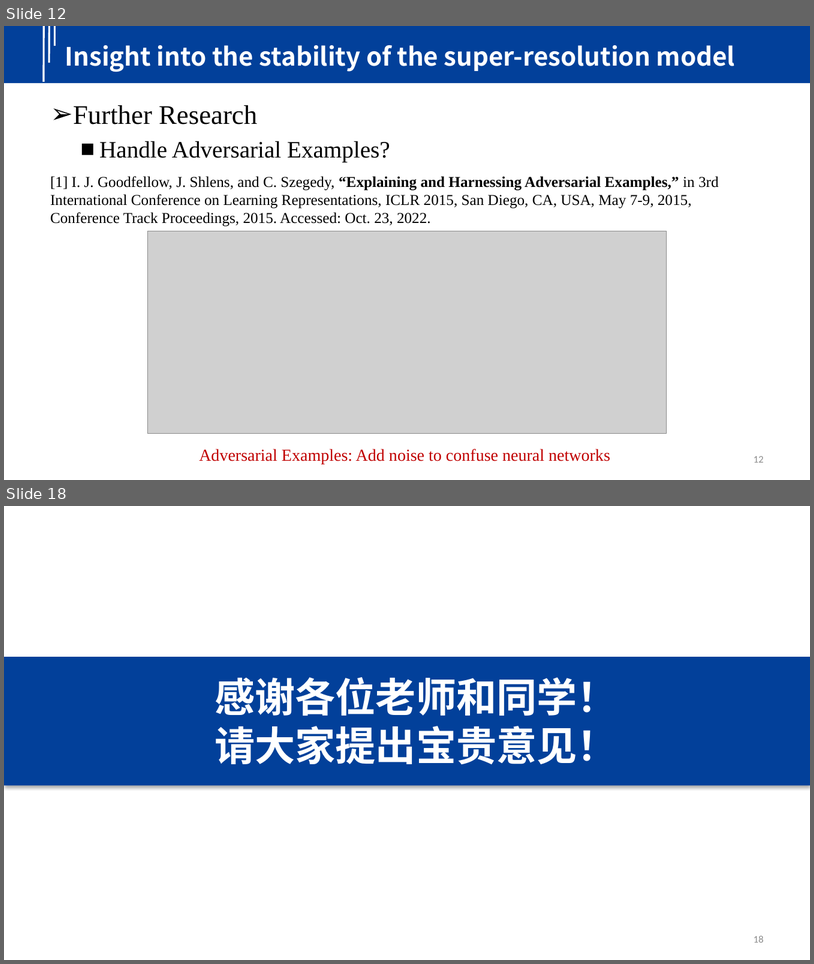
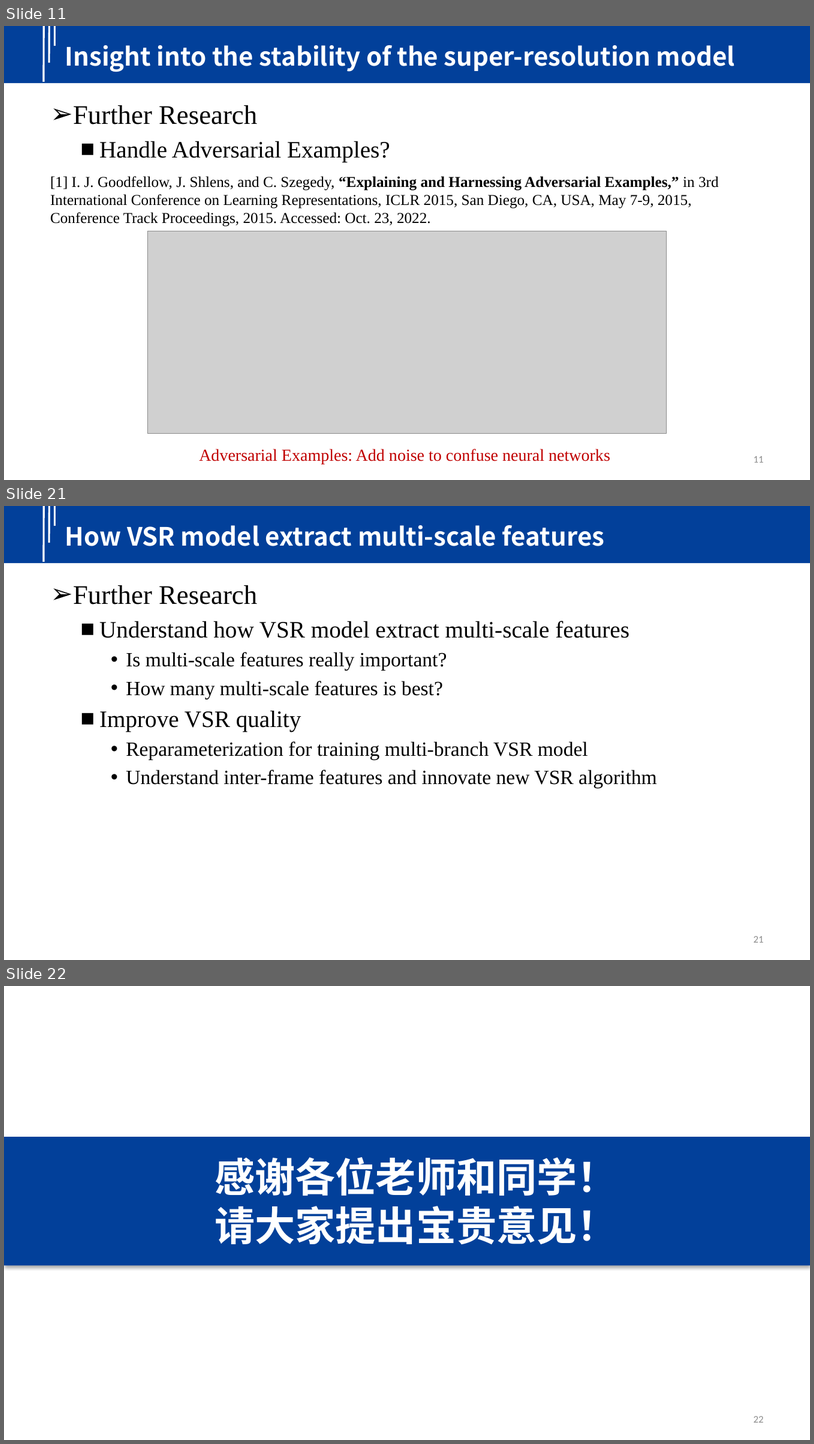
Before and after one commit to yindaheng98/Resume, a slide deck: Intro.pptx. Shown one above the other, each under a label of ours: slides 12 and 18 before the commit, slides 11, 21 and 22 after it; the slides between them are not shown. The pictures are 814x964 and 814x1444 pixels, drawn with LibreOffice and Linux fonts; fonts in the diff are those of the drawing; grey boxes stand for pictures; background and template pictures are left out. Boxes give left, top, right and bottom in pixels: in the first picture for what was removed or moved away, otherwise in the second. Text is boxed around its words. In the diff, an @@ line names an element or a change of style, - is before the commit and + after.

```diff
--- a/Intro.pptx
+++ b/Intro.pptx
@@ slide 21 added at (4, 506, 810, 960), background #FFFFFF; not listed: 4 template elements that a slide beside it also shows @@
@@ title added at (65, 525, 605, 546), 30 pt, text #FFFFFF, bold @@
+How VSR model extract multi-scale features
@@ text added at (73, 585, 657, 788), 24 pt, text #000000 @@
+➢ Further Research
+  ■ Understand how VSR model extract multi-scale features
+    • Is multi-scale features really important?
+    • How many multi-scale features is best?
+  ■ Improve VSR quality
+    • Reparameterization for training multi-branch VSR model
+    • Understand inter-frame features and innovate new VSR algorithm
@@ page number added at (754, 936, 764, 942), 12 pt, text #8C8C8C @@
+21
@@ what was slide 12 is now slide 11 @@
@@ page number at (754, 456, 764, 462): text changed @@
-12
+11
@@ what was slide 18 is now slide 22 @@
@@ page number at (754, 1416, 764, 1422): text changed @@
-18
+22
```
Also in this commit, not shown: 9 slides changed, 4 other slides added, 5 slides removed.
